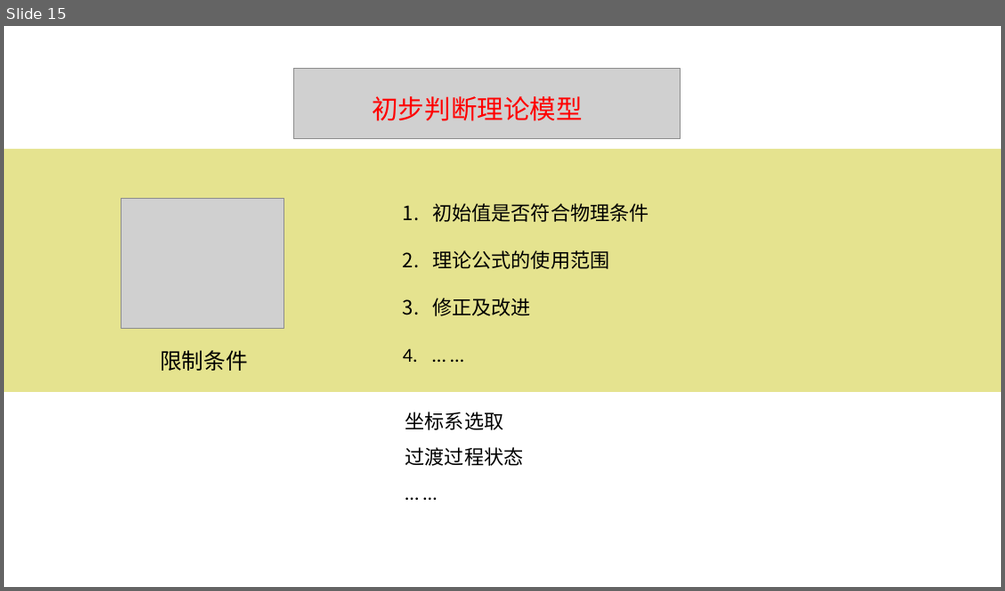
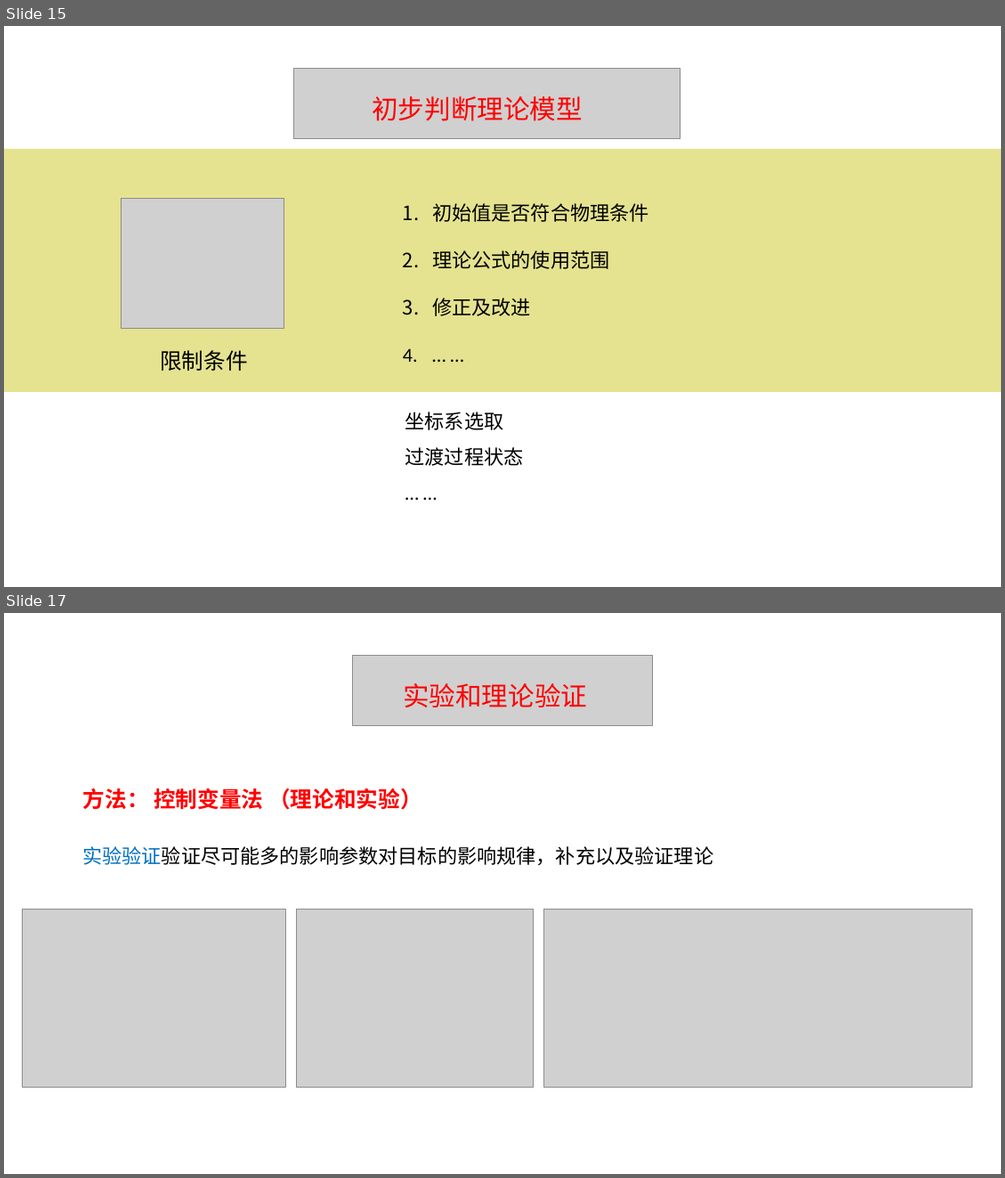
Before and after one commit to sybcfq100/MatlabForGit, a slide deck: 物理实验技能.pptx. Shown one above the other, each under a label of ours: slide 15 before the commit, slides 15 and 17 after it; the slides between them are not shown. The pictures are 1005x591 and 1005x1178 pixels, drawn with LibreOffice and Linux fonts; fonts in the diff are those of the drawing; grey boxes stand for pictures. Boxes give left, top, right and bottom in pixels: in the first picture for what was removed or moved away, otherwise in the second. Text is boxed around its words. In the diff, an @@ line names an element or a change of style, - is before the commit and + after.

```diff
--- a/物理实验技能.pptx
+++ b/物理实验技能.pptx
@@ slide 17 added at (4, 613, 1001, 1174), background #FFFFFF @@
@@ picture added at (353, 655, 652, 726) @@
@@ text added at (403, 683, 587, 708), 24 pt, text #FF0000 @@
+实验和理论验证
@@ text added at (83, 788, 422, 810), 20 pt, text #FF0000, bold @@
+方法： 控制变量法 （理论和实验）
@@ text added at (82, 846, 713, 865), 18 pt, text #000000 @@
+实验验证验证尽可能多的影响参数对目标的影响规律，补充以及验证理论
@@ picture added at (22, 908, 285, 1087) @@
@@ picture added at (297, 908, 534, 1087) @@
@@ picture added at (544, 908, 972, 1087) @@
```
Also in this commit, not shown: 2 slides changed, 3 other slides added, 10 slides removed.
